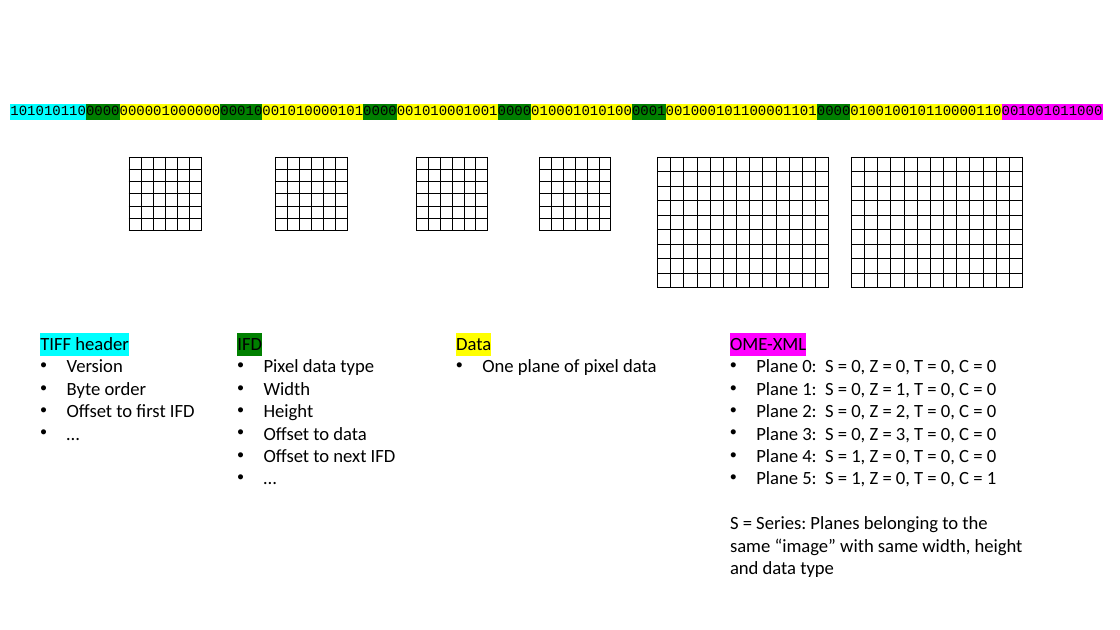
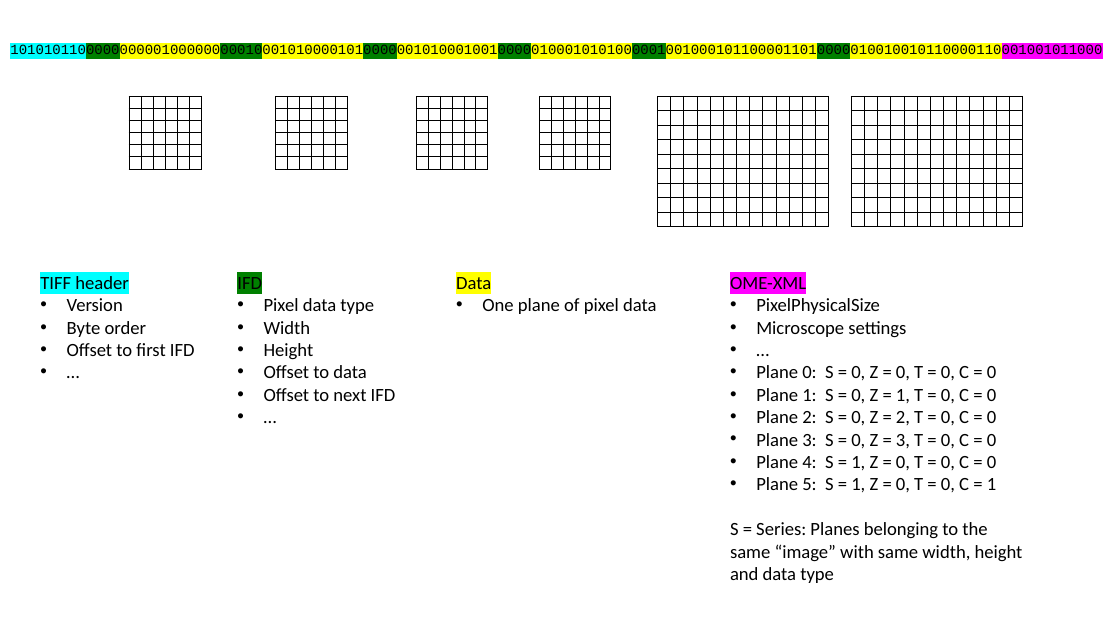
Before and after one commit to NEUBIAS/training-resources, a slide deck: slide 2 of figures/resources/tiff.pptx. Drawn at 1120x630 pixels with LibreOffice and Linux fonts; fonts in the diff are those of the drawing. Boxes give left, top, right and bottom in pixels: in the first picture for what was removed or moved away, otherwise in the second. Text is boxed around its words. In the diff, an @@ line names an element or a change of style, - is before the commit and + after.

```diff
--- a/figures/resources/tiff.pptx
+++ b/figures/resources/tiff.pptx
@@ 6 tables, 4 texts: place and size @@
-6 tables, 4 texts at [3,97,1120,462]
+6 tables, 4 texts at [3,36,1120,401]
@@ text "OME-XML": place and size @@
-text "OME-XML" at [730,338,1023,577]
+text "OME-XML" at [730,277,1023,583]
@@ text at [756,298,906,338]: paragraphs added @@
+• PixelPhysicalSize
+• Microscope settings
+• …
```
Also in this commit, not shown: 2 other files.
